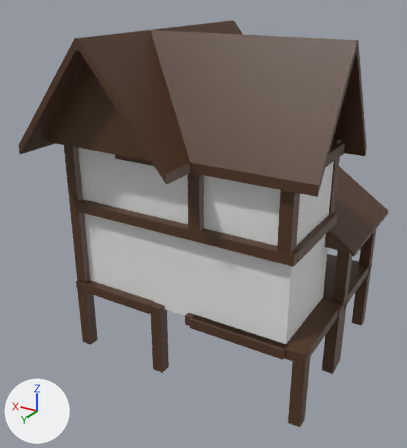
An edit to the Blender file Assets/Art/Models/Hut/Hut.blend, drawn before and after from the same camera.
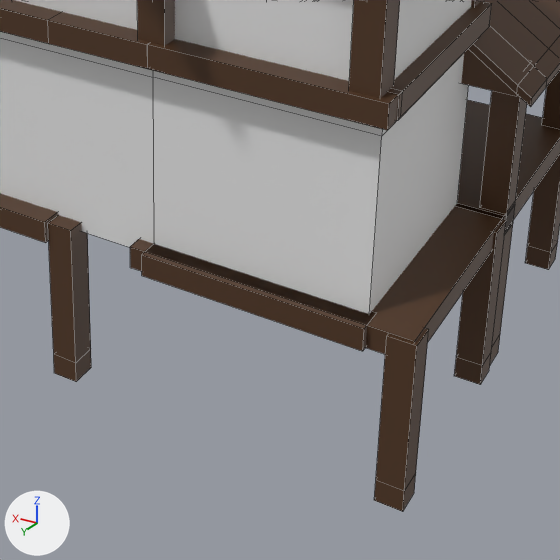
Old and new are each drawn whole from a 50 mm camera at (-5.23, 11.39, 6.62) aimed at (0.6, 1.68, 1.76) and again close up on the part from 32% to 90% of the width and 47% to 100% of the height. The axes (+X, +Y, +Z) are drawn at lower left. The lights are the same throughout. The close-ups show mesh edges as thin lines.
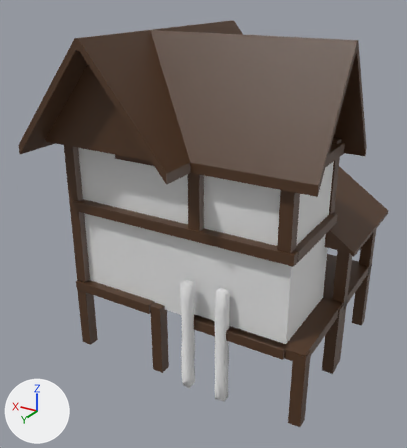
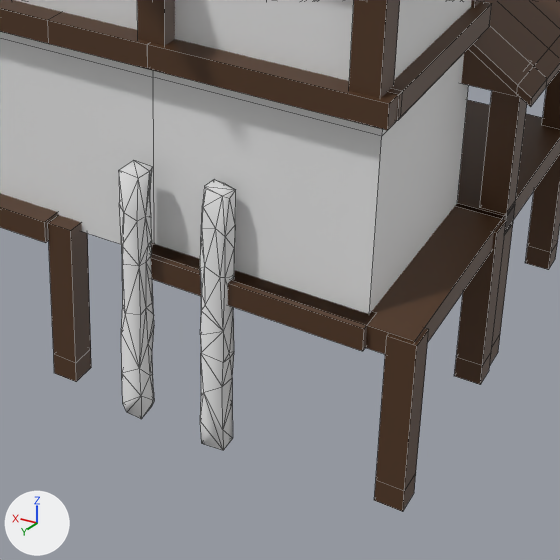
What differs and where, as boxes [x1, y1, x2, y2] in the close-ups (560 x 560 px):
```json
{"object": "Aset_man_made_L_tgmsdc0fa_LOD5", "change": "added", "after": [200, 179, 236, 450]}
{"object": "Aset_man_made_L_tgnhcaafa_LOD5", "change": "added", "after": [119, 161, 154, 419]}
```

Scene script edits in JSON lines:
```json
{"op": "add", "block": "mat_material_001", "code": ["mat_material_001 = diffuse_material('Material.001')", "mat_material_001.base_color = (0.8, 0.8, 0.8)  # white #e7e7e7", "mat_material_001.roughness = 0.5"]}
{"op": "add", "block": "mat_material", "code": ["mat_material = diffuse_material('Material')", "mat_material.base_color = (0.8, 0.8, 0.8)  # white #e7e7e7", "mat_material.roughness = 0.469"]}
{"op": "add", "block": "me_aset_man_made_l_tgmsdc0fa_lod5", "code": ["me_aset_man_made_l_tgmsdc0fa_lod5 = bpy.data.meshes.new('Aset_man_made_L_tgmsdc0fa_LOD5')", "me_aset_man_made_l_tgmsdc0fa_lod5.from_pydata(...)  # 52 vertices, 100 faces; spans x -12.0..12.0, y -113.0..143.0, z -12.0..11.0", "me_aset_man_made_l_tgmsdc0fa_lod5.materials.append(mat_material_001)  # its picture is missing"]}
{"op": "add", "block": "me_aset_man_made_l_tgnhcaafa_lod5", "code": ["me_aset_man_made_l_tgnhcaafa_lod5 = bpy.data.meshes.new('Aset_man_made_L_tgnhcaafa_LOD5')", "me_aset_man_made_l_tgnhcaafa_lod5.from_pydata(...)  # 52 vertices, 100 faces; spans x -12.0..11.0, y -123.0..124.0, z -12.0..12.0", "me_aset_man_made_l_tgnhcaafa_lod5.materials.append(mat_material)  # its picture is missing"]}
{"op": "add", "block": "ob_aset_man_made_l_tgmsdc0fa_lod5", "code": ["ob_aset_man_made_l_tgmsdc0fa_lod5 = bpy.data.objects.new('Aset_man_made_L_tgmsdc0fa_LOD5', me_aset_man_made_l_tgmsdc0fa_lod5)", "ob_aset_man_made_l_tgmsdc0fa_lod5.location = (-0.73, 3.17, -0.19)", "ob_aset_man_made_l_tgmsdc0fa_lod5.rotation_euler = (1.571, 0.0, 0.0)  # degrees (90, 0, 0)", "ob_aset_man_made_l_tgmsdc0fa_lod5.scale = (0.01, 0.01, 0.01)"]}
{"op": "add", "block": "ob_aset_man_made_l_tgnhcaafa_lod5", "code": ["ob_aset_man_made_l_tgnhcaafa_lod5 = bpy.data.objects.new('Aset_man_made_L_tgnhcaafa_LOD5', me_aset_man_made_l_tgnhcaafa_lod5)", "ob_aset_man_made_l_tgnhcaafa_lod5.location = (0.0, 3.28, 0.0)", "ob_aset_man_made_l_tgnhcaafa_lod5.rotation_euler = (1.571, 0.0, 0.0)  # degrees (90, 0, 0)", "ob_aset_man_made_l_tgnhcaafa_lod5.scale = (0.01, 0.01, 0.01)"]}
```
